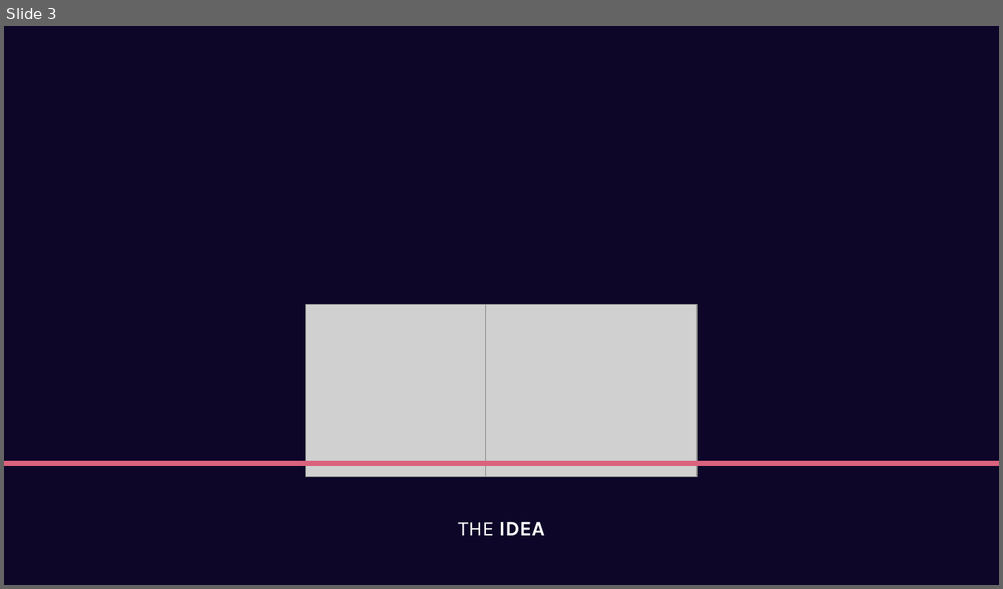
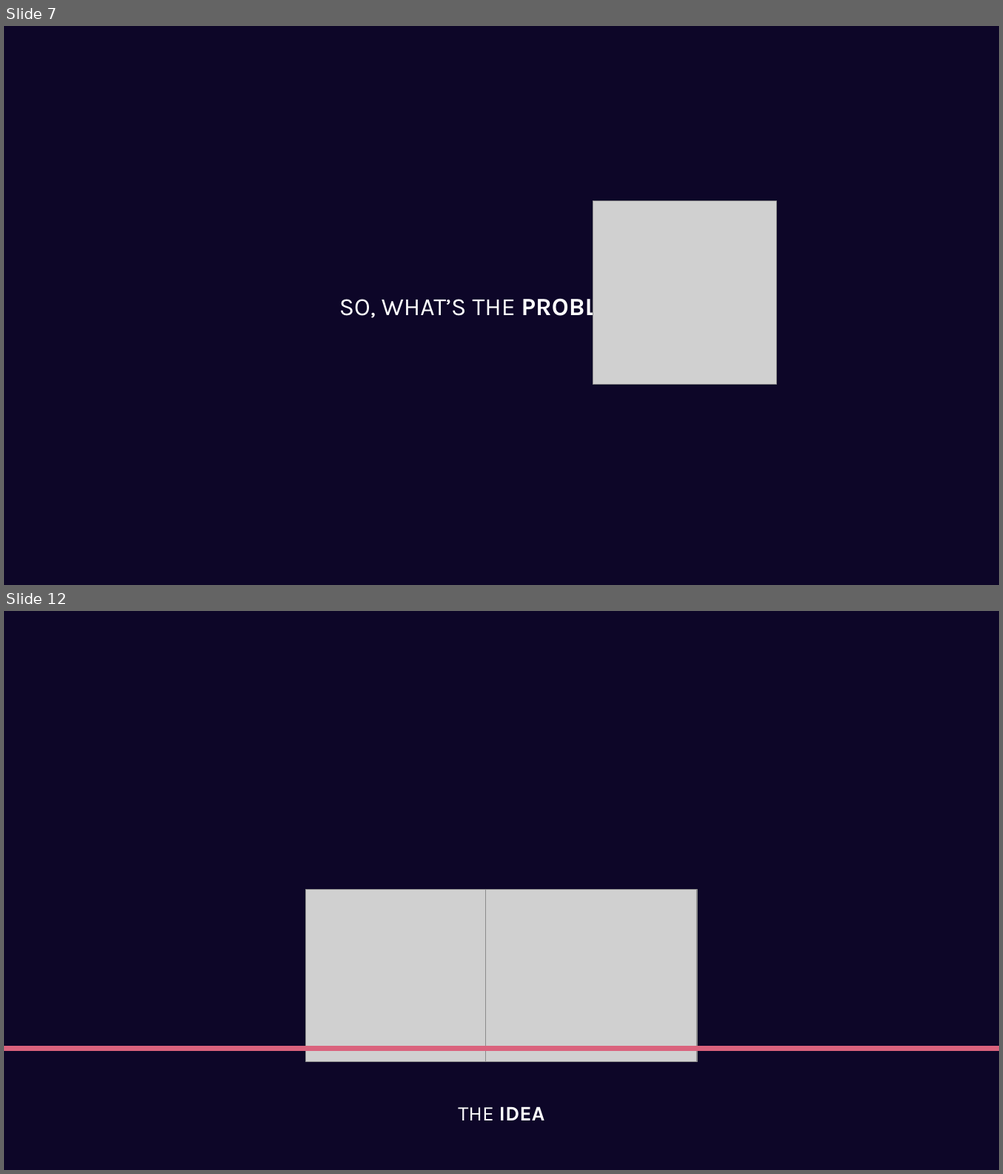
Before and after one commit to GiuseppeSoriano/MoodPilot, a slide deck: Idea/Idea_Presentation.pptx. Shown one above the other, each under a label of ours: slide 3 before the commit, slides 7 and 12 after it; the slides between them are not shown. The pictures are 1003x589 and 1003x1174 pixels, drawn with LibreOffice and Linux fonts; fonts in the diff are those of the drawing; grey boxes stand for pictures. Boxes give left, top, right and bottom in pixels: in the first picture for what was removed or moved away, otherwise in the second. Text is boxed around its words. In the diff, an @@ line names an element or a change of style, - is before the commit and + after.

```diff
--- a/Idea/Idea_Presentation.pptx
+++ b/Idea/Idea_Presentation.pptx
@@ slide 7 added at bbox=[4, 26, 999, 585], background #0D0628 @@
@@ picture added at bbox=[593, 201, 777, 385] @@
@@ text added at bbox=[339, 292, 633, 321], 24 pt, text #FFFFFF @@
+SO, WHAT’S THE PROBLEM
@@ what was slide 3 is now slide 12 @@
```
Also in this commit, not shown: 5 slides changed, 8 other slides added, 4 slides removed, 4 other files.
